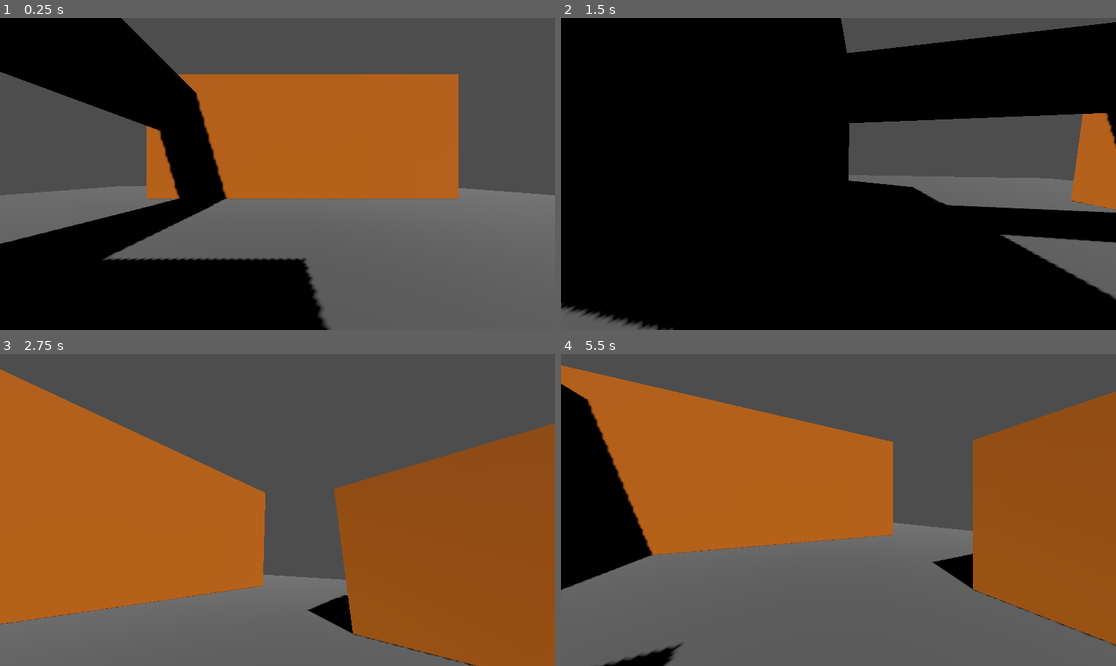
Above: before the commit, frames 1-4 (two rows, left to right).
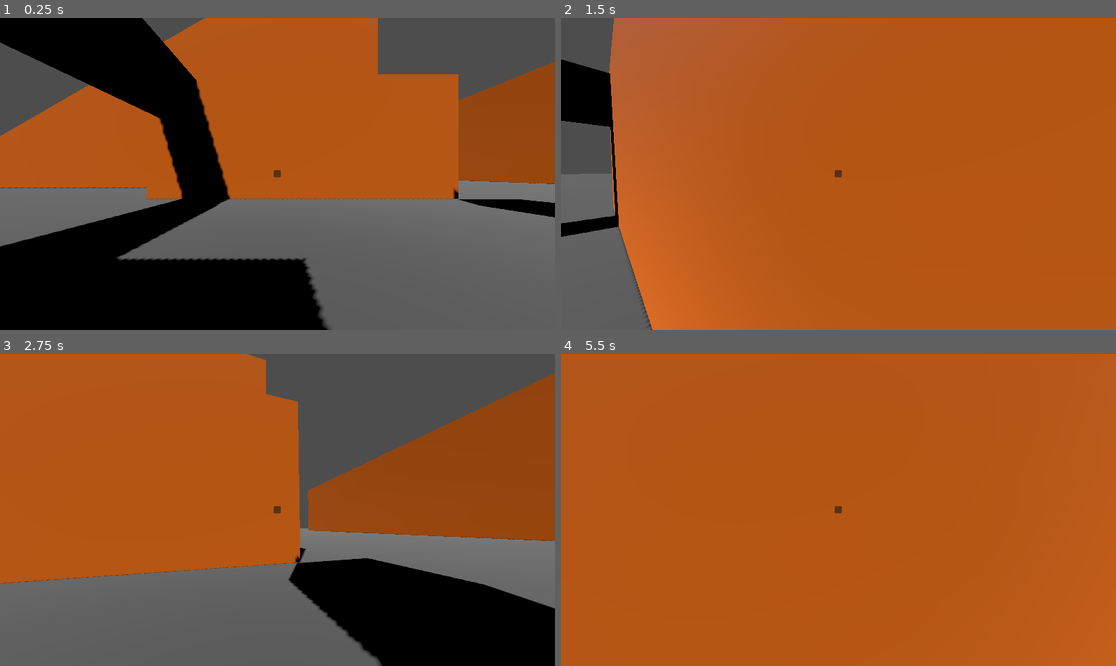
Above: after the commit, the same moments.

Repository: EdmundWohlmuth/Sch-Movement---GODOT
Game: Godot game, scene res://Scenes/Levels/test_level.tscn
Two runs of this game, one before a commit and one after it. Both use one fixed random seed, a clock stepped at 60 frames per second and the inputs below.
Inputs (mouse positions are in pixels of both pictures, inside the frame that each line leads up to):
- Up to frame 1 (0.25 s): no input
- Up to frame 2 (1.5 s): tap Enter at 0.5 s; move the mouse to (866, 174) at 0.52 s; hold Right mouse button (grapple) 0.53-1.28 s; hold W (move_forward) from 0.53 s (still down); tap Space (jump) at 0.77, 1.07 s; tap Shift (sprint) at 0.8, 1.35 s; move the mouse to (810, 174) at 1.27 s
- Up to frame 3 (2.75 s): keep holding W (move_forward); tap Space (jump) at 1.52, 1.82, 2.3 s; tap Ctrl (slide, bound only after the commit) at 1.55, 2.1 s; move the mouse to (288, 503) at 2.02 s
- Up to frame 4 (5.5 s): keep holding W (move_forward); move the mouse to (832, 516) at 2.77 s; tap Space (jump) at 2.85, 3.02, 3.32, 3.77, 4.07, 4.52, 4.82, 5.3 s; right-click (832, 516) at 3.05 s; move the mouse to (877, 513) at 3.52 s; hold Right mouse button (grapple) 3.53-4.28 s; tap Shift (sprint) at 3.8, 4.35 s; move the mouse to (794, 506) at 4.27 s; tap Ctrl (slide, bound only after the commit) at 4.55, 5.1 s; move the mouse to (844, 510) at 5.02 s

The runs differ from the first frame. In frame 1, 23% of the frame differs, in the area x 0-100%, y 0-78%; in frame 2, 95%, in the area x 0-100%, y 0-100%; in frame 3, 42%; in frame 4, 78%.

Commit message:
Updated to 4.4.1.

Diff:
--- a/Mats/TestOrange.tres
+++ b/Mats/TestOrange.tres
@@ -1,4 +1,4 @@
 [gd_resource type="StandardMaterial3D" format=3 uid="uid://btowfidmpjejc"]
 
 [resource]
-albedo_color = Color(1, 0.533333, 0.101961, 1)
+albedo_color = Color(1, 0.470588, 0, 1)
--- a/Scenes/Levels/test_level.tscn
+++ b/Scenes/Levels/test_level.tscn
@@ -1,5 +1,6 @@
-[gd_scene load_steps=8 format=3 uid="uid://dtb1e7t0ows0j"]
+[gd_scene load_steps=11 format=3 uid="uid://dtb1e7t0ows0j"]
 
+[ext_resource type="PackedScene" uid="uid://dchu2h8g3tulp" path="res://Scenes/UI/Gameplay UI.tscn" id="1_8sekd"]
 [ext_resource type="Material" uid="uid://cbkyu3m6ymch0" path="res://Mats/TestGray.tres" id="1_8yeky"]
 [ext_resource type="Material" uid="uid://btowfidmpjejc" path="res://Mats/TestOrange.tres" id="2_dksy8"]
 [ext_resource type="PackedScene" uid="uid://d12tyfkvb4luu" path="res://Scenes/Player/player_char.tscn" id="3_tr2c4"]
@@ -12,7 +13,14 @@
 
 [sub_resource type="BoxMesh" id="BoxMesh_i1qcp"]
 
+[sub_resource type="CylinderShape3D" id="CylinderShape3D_23u5w"]
+height = 0.800478
+
+[sub_resource type="CylinderMesh" id="CylinderMesh_pwcqi"]
+
 [node name="TestLevel" type="Node3D"]
+
+[node name="GameplayUi" parent="." instance=ExtResource("1_8sekd")]
 
 [node name="Floor" type="StaticBody3D" parent="."]
 
@@ -20,7 +28,7 @@
 shape = SubResource("WorldBoundaryShape3D_2sfa5")
 
 [node name="MeshInstance3D" type="MeshInstance3D" parent="Floor"]
-transform = Transform3D(26, 0, 0, 0, 26, 0, 0, 0, 26, 0, 0, 0)
+transform = Transform3D(200, 0, 0, 0, 200, 0, 0, 0, 200, 0, 0, 0)
 material_override = ExtResource("1_8yeky")
 mesh = SubResource("PlaneMesh_wxbyk")
 
@@ -38,7 +46,6 @@
 transform = Transform3D(25, 0, 0, 0, 10, 0, 0, 0, 5, 2, 5, -15)
 
 [node name="CollisionShape3D" type="CollisionShape3D" parent="Box2"]
-transform = Transform3D(1, 0, 0, 0, 1, 0, 0, 0, 1, 0, 0, 0)
 shape = SubResource("BoxShape3D_sq151")
 
 [node name="MeshInstance3D" type="MeshInstance3D" parent="Box2"]
@@ -62,13 +69,66 @@
 shape = SubResource("BoxShape3D_sq151")
 
 [node name="MeshInstance3D" type="MeshInstance3D" parent="Box4"]
+transform = Transform3D(1, 0, 0, 0, 1, 0, 0, 0, 1, 0, 0.333333, 0)
 material_override = ExtResource("2_dksy8")
 mesh = SubResource("BoxMesh_i1qcp")
+
+[node name="Box5" type="StaticBody3D" parent="."]
+transform = Transform3D(5, 0, 0, 0, 5, 0, 0, 0, 5, 11, 17.5149, 0)
+
+[node name="CollisionShape3D" type="CollisionShape3D" parent="Box5"]
+shape = SubResource("BoxShape3D_sq151")
+
+[node name="MeshInstance3D" type="MeshInstance3D" parent="Box5"]
+material_override = ExtResource("2_dksy8")
+mesh = SubResource("BoxMesh_i1qcp")
+
+[node name="Box6" type="StaticBody3D" parent="."]
+transform = Transform3D(25, 0, 0, 0, 25, 0, 0, 0, 25, 2, 12, -35)
+
+[node name="CollisionShape3D" type="CollisionShape3D" parent="Box6"]
+shape = SubResource("BoxShape3D_sq151")
+
+[node name="MeshInstance3D" type="MeshInstance3D" parent="Box6"]
+material_override = ExtResource("2_dksy8")
+mesh = SubResource("BoxMesh_i1qcp")
+
+[node name="Box8" type="StaticBody3D" parent="."]
+transform = Transform3D(38.9711, -12.5, 0, 22.5, 21.6506, 0, 0, 0, 25, -23.737, 2.422, -35)
+
+[node name="CollisionShape3D" type="CollisionShape3D" parent="Box8"]
+shape = SubResource("BoxShape3D_sq151")
+
+[node name="MeshInstance3D" type="MeshInstance3D" parent="Box8"]
+material_override = ExtResource("2_dksy8")
+mesh = SubResource("BoxMesh_i1qcp")
+
+[node name="Box7" type="StaticBody3D" parent="."]
+transform = Transform3D(15, 0, 0, 0, 25, 0, 0, 0, 200, 63, 12, 11)
+
+[node name="CollisionShape3D" type="CollisionShape3D" parent="Box7"]
+shape = SubResource("BoxShape3D_sq151")
+
+[node name="MeshInstance3D" type="MeshInstance3D" parent="Box7"]
+material_override = ExtResource("2_dksy8")
+mesh = SubResource("BoxMesh_i1qcp")
+
+[node name="Cylindar1" type="StaticBody3D" parent="."]
+transform = Transform3D(20, 0, 0, 0, 20, 0, 0, 0, 20, -25, 19.5149, 11.2379)
+
+[node name="CollisionShape3D" type="CollisionShape3D" parent="Cylindar1"]
+transform = Transform3D(1, 0, 0, 0, 1, 0, 0, 0, 1, 0, -0.65, 0)
+shape = SubResource("CylinderShape3D_23u5w")
+
+[node name="MeshInstance3D" type="MeshInstance3D" parent="Cylindar1"]
+transform = Transform3D(1, 0, 0, 0, 1, 0, 0, 0, 1, 0, -1.25, 0)
+material_override = ExtResource("2_dksy8")
+mesh = SubResource("CylinderMesh_pwcqi")
 
 [node name="PlayerCharacterBody" parent="." instance=ExtResource("3_tr2c4")]
 transform = Transform3D(1, 0, 0, 0, 1, 0, 0, 0, 1, 0, 1, 0)
 
 [node name="DirectionalLight3D" type="DirectionalLight3D" parent="."]
-transform = Transform3D(0.866025, 0.433013, -0.25, 0, 0.5, 0.866025, 0.5, -0.75, 0.433013, 0, 35, 0)
+transform = Transform3D(0.866025, 0.433013, -0.25, 0, 0.5, 0.866025, 0.5, -0.75, 0.433013, 0, 56, 35)
 shadow_enabled = true
 shadow_blur = 0.0
--- a/Scenes/Player/player_char.gd
+++ /dev/null
@@ -1,58 +0,0 @@
-class_name player_char
-extends CharacterBody3D
-
-# === consts === #
-const COYOTE_TIME:float = 0.25
-
-# === movement === #
-var current_move_speed:float = 5.0
-var move_speed:float = 5.0
-var sprint_speed:float = 10.0
-var look_speed:float = 0.03
-# === jumps === #
-var jump_velocity:float = 4.5
-var fall_acceleration:float = 2.0
-var total_jumps:int = 1
-var available_jumps:int = 1
-# === state bools === #
-var is_sliding:bool = false
-
-@onready var head = $Head
-@onready var camera = $Head/Camera3D
-
-# Get the gravity from the project settings to be synced with RigidBody nodes.
-var gravity = ProjectSettings.get_setting("physics/3d/default_gravity")
-
-func _ready():
-  Input.mouse_mode = Input.MOUSE_MODE_CAPTURED
-
-func _input(event):
-  if event is InputEventMouseMotion:
-    head.rotate_y(-event.relative.x * look_speed)
-    camera.rotate_x(-event.relative.y * look_speed)
-    camera.rotation.x = clamp(camera.rotation.x, deg_to_rad(-80), deg_to_rad(85))
-
-func _physics_process(delta):
-  # Add the gravity.
-  if !is_on_floor():
-    velocity.y -= gravity * delta
-
-  # Handle jump.
-  if Input.is_action_just_pressed("jump") && is_on_floor():
-    velocity.y = jump_velocity
-
-  if Input.is_action_pressed("sprint") && (is_on_floor() || is_on_wall_only()): current_move_speed = sprint_speed
-  else: current_move_speed = move_speed
-
-  # Get the input direction and handle the movement/deceleration.
-  # As good practice, you should replace UI actions with custom gameplay actions.
-  var input_dir = Input.get_vector("move_left", "move_right", "move_forward", "move_back")
-  var direction = (head.transform.basis * Vector3(input_dir.x, 0, input_dir.y)).normalized()
-  if direction:
-    velocity.x = direction.x * current_move_speed
-    velocity.z = direction.z * current_move_speed
-  else:
-    velocity.x = move_toward(velocity.x, 0, current_move_speed)
-    velocity.z = move_toward(velocity.z, 0, current_move_speed)
-
-  move_and_slide()
--- a/Scenes/Player/player_char.tscn
+++ b/Scenes/Player/player_char.tscn
@@ -1,19 +1,38 @@
-[gd_scene load_steps=3 format=3 uid="uid://d12tyfkvb4luu"]
+[gd_scene load_steps=4 format=3 uid="uid://d12tyfkvb4luu"]
 
-[ext_resource type="Script" path="res://Scenes/Player/player_char.gd" id="1_2bvri"]
+[ext_resource type="Script" uid="uid://c818u2lnv3rnd" path="res://Scripts/PlayerChar/player_char.gd" id="1_2bvri"]
 
 [sub_resource type="CapsuleShape3D" id="CapsuleShape3D_t3hp8"]
 
+[sub_resource type="BoxShape3D" id="BoxShape3D_8vni7"]
+
 [node name="PlayerCharacterBody" type="CharacterBody3D"]
+collision_layer = 2
 script = ExtResource("1_2bvri")
 
-[node name="CollisionShape3D" type="CollisionShape3D" parent="."]
+[node name="PlayerHurtbox" type="CollisionShape3D" parent="."]
 shape = SubResource("CapsuleShape3D_t3hp8")
 
 [node name="CoyoteTimer" type="Timer" parent="."]
+
+[node name="SlideCooldownTimer" type="Timer" parent="."]
+wait_time = 0.5
+
+[node name="GrappleCooldownTimer" type="Timer" parent="."]
 
 [node name="Head" type="Node3D" parent="."]
 
 [node name="Camera3D" type="Camera3D" parent="Head"]
 transform = Transform3D(1, 0, 0, 0, 1, 0, 0, 0, 1, 0, 1, 0)
 fov = 90.0
+
+[node name="RayCast3D" type="RayCast3D" parent="Head/Camera3D"]
+target_position = Vector3(0, 0, -25)
+debug_shape_custom_color = Color(1, 0, 1, 1)
+
+[node name="WallRunShapeCast" type="ShapeCast3D" parent="."]
+transform = Transform3D(1.3, 0, 0, 0, 0.5, 0, 0, 0, 1.3, 0, 0.556993, 0)
+shape = SubResource("BoxShape3D_8vni7")
+
+[connection signal="timeout" from="SlideCooldownTimer" to="." method="_on_slide_cooldown_timer_timeout"]
+[connection signal="timeout" from="GrappleCooldownTimer" to="." method="_on_grapple_cooldown_timer_timeout"]
--- /dev/null
+++ b/Scenes/UI/Gameplay UI.tscn
@@ -0,0 +1,20 @@
+[gd_scene format=3 uid="uid://dchu2h8g3tulp"]
+
+[node name="GameplayUi" type="Control"]
+layout_mode = 3
+anchors_preset = 15
+anchor_right = 1.0
+anchor_bottom = 1.0
+grow_horizontal = 2
+grow_vertical = 2
+
+[node name="AspectRatioContainer" type="AspectRatioContainer" parent="."]
+layout_mode = 0
+offset_right = 1152.0
+offset_bottom = 648.0
+
+[node name="Panel" type="Panel" parent="AspectRatioContainer"]
+custom_minimum_size = Vector2(15, 15)
+layout_mode = 2
+size_flags_horizontal = 4
+size_flags_vertical = 4
--- /dev/null
+++ b/Scripts/PlayerChar/player_char.gd
@@ -0,0 +1,219 @@
+class_name player_char
+extends CharacterBody3D
+
+# === consts === #
+const COYOTE_TIME:float = 0.25
+
+# === movement === #
+var direction:Vector3 = Vector3.ZERO
+var max_run_speed:float = 5.0
+var max_sprint_speed:float = 8.0
+var max_wall_speed:float = 8.0
+var slide_speed_boost:float = 30.0
+
+var ground_accel:float = 14.0
+var ground_deccel:float = 13.0
+
+var norm_deccel:float = 13.0
+var slide_deccel:float = 25.0
+
+var air_accel:float = 4.0
+var air_speed = 28.0
+
+var look_speed:float = 0.01
+
+# === grapple === #
+@onready var grapple_cooldown_timer = $GrappleCooldownTimer
+
+var grapple_distance:float = 20.0
+var grapple_cooldown_time:float = 0.5
+var grapple_speed:float = 100.0
+var can_grapple:bool = true
+var grapple_vector:Vector3 = Vector3.ZERO
+var grapple_point:Vector3 = Vector3.ZERO
+
+# === jumps === #
+var jump_velocity:float = 12.0
+var fall_acceleration:float = 3.0
+var total_jumps:int = 1
+var available_jumps:int = 1
+var wall_normal:Vector3 = Vector3.ZERO
+# === state bools === #
+var is_sliding:bool = false
+var is_on_wall:bool = false
+var is_grappling:bool = false
+var is_crouched:bool = false
+
+# === juice === #
+var wallrun_tilt_angle:float = 25
+
+# === raycasts === #
+@onready var grapple_cast = $Head/Camera3D/RayCast3D
+@onready var wallrun_shape_cast = $WallRunShapeCast
+
+# === Objects === #
+@onready var head = $Head
+@onready var camera = $Head/Camera3D
+@onready var coyote_timer = $CoyoteTimer
+@onready var slide_cooldown_timer = $SlideCooldownTimer
+
+# Get the gravity from the project settings to be synced with RigidBody nodes.
+var gravity = ProjectSettings.get_setting("physics/3d/default_gravity")
+
+func _ready():
+  Input.mouse_mode = Input.MOUSE_MODE_CAPTURED
+
+# Handles the mouse looking
+func _input(event):
+  if event is InputEventMouseMotion:
+    head.rotate_y(-event.relative.x * look_speed)
+    camera.rotate_x(-event.relative.y * look_speed)
+    camera.rotation.x = clamp(camera.rotation.x, deg_to_rad(-80), deg_to_rad(85))
+
+func _physics_process(delta):
+  manage_input()
+  on_wall_check()
+
+  # Apply movement
+  if is_on_floor() || is_on_wall:
+    if available_jumps != total_jumps: available_jumps = total_jumps
+
+    if is_on_wall: press_to_wall(delta) ## ADD SLIDING DOWN WALL WHENNOT MOVING
+
+    if is_on_floor() && !is_on_wall: crouch_slide(delta)
+
+    handle_movement(delta)
+  elif !is_on_floor() || !is_on_wall:
+    handle_air_strafe(delta)
+    apply_gravity(delta) # Add the gravity.
+
+  if Input.is_action_just_pressed("grapple") && can_grapple: set_grapple()
+
+  if Input.is_action_pressed("grapple") && can_grapple && is_grappling: grapple_pull(delta)
+  elif Input.is_action_just_released("grapple") && is_grappling: grapple_end()
+
+  handle_jump()
+  #juice()
+  if Input.is_action_just_released("slide"):
+    ground_deccel = norm_deccel
+    crouch_char(false)
+    slide_cooldown_timer.start()
+  move_and_slide()
+
+func apply_gravity(delta):
+  if !is_on_floor() && !is_on_wall:
+    velocity.y -= gravity * delta
+
+  if !is_on_floor() && !is_on_wall && velocity.y < 0:
+    velocity.y -= (fall_acceleration + gravity) * delta
+
+# Handles jump input and physics
+func handle_jump():
+  if Input.is_action_just_pressed("jump") && available_jumps > 0 && is_on_floor():
+    available_jumps -= 1
+    velocity.y += jump_velocity
+  elif Input.is_action_just_pressed("jump") && is_on_wall:
+    velocity += wall_normal * jump_velocity
+    velocity.y += jump_velocity
+
+func on_wall_check():
+  if wallrun_shape_cast.is_colliding() && !is_on_wall && !is_on_ceiling():
+    is_on_wall = true
+    wall_normal = wallrun_shape_cast.get_collision_normal(0)
+  elif !wallrun_shape_cast.is_colliding() && is_on_wall:
+    is_on_wall = false
+    wall_normal = Vector3.ZERO
+
+# Gets the desired speed of the character
+func get_movement_speed() -> float:
+  if Input.is_action_pressed("sprint") && (is_on_floor() || is_on_wall):
+    return max_sprint_speed
+  elif !Input.is_action_pressed("sprint") && (is_on_floor() || is_on_wall):
+    #current_move_speed = lerp(sprint_speed, move_speed, 0.5)
+    return max_run_speed
+  else: return max_run_speed
+
+# Manage player input by checking the current input and setting the direction for later use
+func manage_input():
+  var input_dir = Input.get_vector("move_left", "move_right", "move_forward", "move_back")
+  direction = (head.transform.basis * Vector3(input_dir.x, 0, input_dir.y)).normalized()
+
+# This adds mommentmum to the character gradually to keep true to the original build that uses a Rigidbody
+func handle_movement(delta):
+  var speed_cap = get_movement_speed()
+  if speed_cap > 0:
+    var accel_speed = ground_accel * delta * get_movement_speed()
+    accel_speed = min(accel_speed, speed_cap)
+    #else: accel_speed = min(accel_speed, speed_cap) * 2
+    self.velocity += accel_speed * direction
+
+  # This adds friction to the character to slow them down while on the ground
+  var control = max(self.velocity.length(), ground_deccel)
+  var drop = control * delta
+  var real_speed = max(self.velocity.length() - drop * 4, 0)
+  if self.velocity.length() > 0:
+    real_speed /= self.velocity.length()
+  self.velocity *= real_speed
+
+# allows for steering while in the air for more floaty air movement
+func handle_air_strafe(delta):
+  self.velocity += air_accel * direction * delta
+
+# keeps the player moving toward the wall to allow wallrunning
+func press_to_wall(delta):
+  self.velocity += wall_normal * 2 * delta
+
+# reduces the size of the player and grants a small speed boost with high friction
+func crouch_slide(delta):
+  if Input.is_action_just_pressed("slide") && !is_sliding:
+    is_sliding = true
+    crouch_char()
+    ground_deccel = slide_deccel
+    velocity += slide_speed_boost * direction
+  elif Input.is_action_just_released("slide"):
+    ground_deccel = norm_deccel
+    crouch_char(false)
+    slide_cooldown_timer.start()
+
+# kills a lot of x / z momentum and drastically increases downward momentum
+func ground_pound(delta):
+  if Input.is_action_just_pressed("slide") && !is_sliding && !is_on_floor():
+    pass # change for special movement
+
+# gets and sets initial point of grapple
+func set_grapple():
+  if grapple_cast.is_colliding():
+    grapple_point = grapple_cast.get_collision_point()
+    var grapple_dir = (grapple_point - self.position).normalized()
+    var grapple_target_speed = grapple_dir * grapple_speed
+
+    is_grappling = true
+
+func grapple_pull(delta):
+    var grapple_dir = (grapple_point - self.position).normalized()
+    var grapple_target_speed = grapple_dir * grapple_speed
+    grapple_vector = (grapple_target_speed - self.velocity)
+
+    velocity += grapple_vector * delta
+
+func grapple_end():
+  can_grapple = false
+  is_grappling = false
+  grapple_cooldown_timer.start(grapple_cooldown_time)
+
+func wallrun_juice():
+  if is_on_wall: camera.rotation = Vector3(wallrun_tilt_angle, 0, wallrun_tilt_angle) * wall_normal
+  else: camera.rotation = Vector3.ZERO
+
+func crouch_char(is_crouched:bool = true):
+  if is_crouched: scale.y = 0.5
+  else: scale.y = 1
+
+# === timers === #
+func _on_slide_cooldown_timer_timeout():
+  is_sliding = false
+  slide_cooldown_timer.stop()
+
+func _on_grapple_cooldown_timer_timeout():
+  can_grapple = true
+  grapple_cooldown_timer.stop()
--- a/project.godot
+++ b/project.godot
@@ -12,44 +12,44 @@
 
 config/name="Sch-movement - Godot"
 run/main_scene="res://Scenes/Levels/test_level.tscn"
-config/features=PackedStringArray("4.2", "Forward Plus")
+config/features=PackedStringArray("4.4", "Forward Plus")
 config/icon="res://icon.svg"
 
 [input]
 
 move_forward={
 "deadzone": 0.5,
-"events": [Object(InputEventKey,"resource_local_to_scene":fa …(172 unchanged characters)… eycode":87,"key_label":0,"unicode":119,"echo":false,"script":null)
-, Object(InputEventKey,"resource_local_to_scene":false,"reso …(166 unchanged characters)… ode":4194320,"key_label":0,"unicode":0,"echo":false,"script":null)
+"events": [Object(InputEventKey,"resource_local_to_scene":fa …(172 unchanged characters)… eycode":87,"key_label":0,"unicode":119,"location":0,"echo":false,"script":null)
+, Object(InputEventKey,"resource_local_to_scene":false,"reso …(166 unchanged characters)… ode":4194320,"key_label":0,"unicode":0,"location":0,"echo":false,"script":null)
 ]
 }
 move_left={
 "deadzone": 0.5,
-"events": [Object(InputEventKey,"resource_local_to_scene":fa …(171 unchanged characters)… keycode":65,"key_label":0,"unicode":97,"echo":false,"script":null)
-, Object(InputEventKey,"resource_local_to_scene":false,"reso …(166 unchanged characters)… ode":4194319,"key_label":0,"unicode":0,"echo":false,"script":null)
+"events": [Object(InputEventKey,"resource_local_to_scene":fa …(171 unchanged characters)… keycode":65,"key_label":0,"unicode":97,"location":0,"echo":false,"script":null)
+, Object(InputEventKey,"resource_local_to_scene":false,"reso …(166 unchanged characters)… ode":4194319,"key_label":0,"unicode":0,"location":0,"echo":false,"script":null)
 ]
 }
 move_back={
 "deadzone": 0.5,
-"events": [Object(InputEventKey,"resource_local_to_scene":fa …(172 unchanged characters)… eycode":83,"key_label":0,"unicode":115,"echo":false,"script":null)
-, Object(InputEventKey,"resource_local_to_scene":false,"reso …(166 unchanged characters)… ode":4194322,"key_label":0,"unicode":0,"echo":false,"script":null)
+"events": [Object(InputEventKey,"resource_local_to_scene":fa …(172 unchanged characters)… eycode":83,"key_label":0,"unicode":115,"location":0,"echo":false,"script":null)
+, Object(InputEventKey,"resource_local_to_scene":false,"reso …(166 unchanged characters)… ode":4194322,"key_label":0,"unicode":0,"location":0,"echo":false,"script":null)
 ]
 }
 move_right={
 "deadzone": 0.5,
-"events": [Object(InputEventKey,"resource_local_to_scene":fa …(172 unchanged characters)… eycode":68,"key_label":0,"unicode":100,"echo":false,"script":null)
-, Object(InputEventKey,"resource_local_to_scene":false,"reso …(166 unchanged characters)… ode":4194321,"key_label":0,"unicode":0,"echo":false,"script":null)
+"events": [Object(InputEventKey,"resource_local_to_scene":fa …(172 unchanged characters)… eycode":68,"key_label":0,"unicode":100,"location":0,"echo":false,"script":null)
+, Object(InputEventKey,"resource_local_to_scene":false,"reso …(166 unchanged characters)… ode":4194321,"key_label":0,"unicode":0,"location":0,"echo":false,"script":null)
 ]
 }
 jump={
 "deadzone": 0.5,
-"events": [Object(InputEventKey,"resource_local_to_scene":fa …(171 unchanged characters)… keycode":32,"key_label":0,"unicode":32,"echo":false,"script":null)
+"events": [Object(InputEventKey,"resource_local_to_scene":fa …(171 unchanged characters)… keycode":32,"key_label":0,"unicode":32,"location":0,"echo":false,"script":null)
 ]
 }
 sprint={
 "deadzone": 0.5,
-"events": [Object(InputEventKey,"resource_local_to_scene":fa …(175 unchanged characters)… ode":4194325,"key_label":0,"unicode":0,"echo":false,"script":null)
-, Object(InputEventKey,"resource_local_to_scene":false,"reso …(166 unchanged characters)… ode":4194325,"key_label":0,"unicode":0,"echo":false,"script":null)
+"events": [Object(InputEventKey,"resource_local_to_scene":fa …(175 unchanged characters)… ode":4194325,"key_label":0,"unicode":0,"location":0,"echo":false,"script":null)
+, Object(InputEventKey,"resource_local_to_scene":false,"reso …(166 unchanged characters)… ode":4194325,"key_label":0,"unicode":0,"location":0,"echo":false,"script":null)
 ]
 }
 shoot={
@@ -62,3 +62,13 @@
 "events": [Object(InputEventMouseButton,"resource_local_to_scene":false,"resource_name":"","device":-1,"window_id":0,"a …(253 unchanged characters)…
 ]
 }
+slide={
+"deadzone": 0.5,
+"events": [Object(InputEventKey,"resource_local_to_scene":false,"resource_name":"","device":-1,"window_id":0,"alt_pressed":false,"shift_pressed":false,"ctrl_pressed":false,"meta_pressed":false,"pressed":false,"keycode":0,"physical_keycode":4194326,"key_label":0,"unicode":0,"location":0,"echo":false,"script":null)
+, Object(InputEventKey,"resource_local_to_scene":false,"resource_name":"","device":-1,"window_id":0,"alt_pressed":false,"shift_pressed":false,"ctrl_pressed":false,"meta_pressed":false,"pressed":false,"keycode":0,"physical_keycode":4194326,"key_label":0,"unicode":0,"location":0,"echo":false,"script":null)
+]
+}
+
+[physics]
+
+3d/default_gravity=24.0
Not shown, added: Scripts/PlayerChar/player_char.gd.uid
